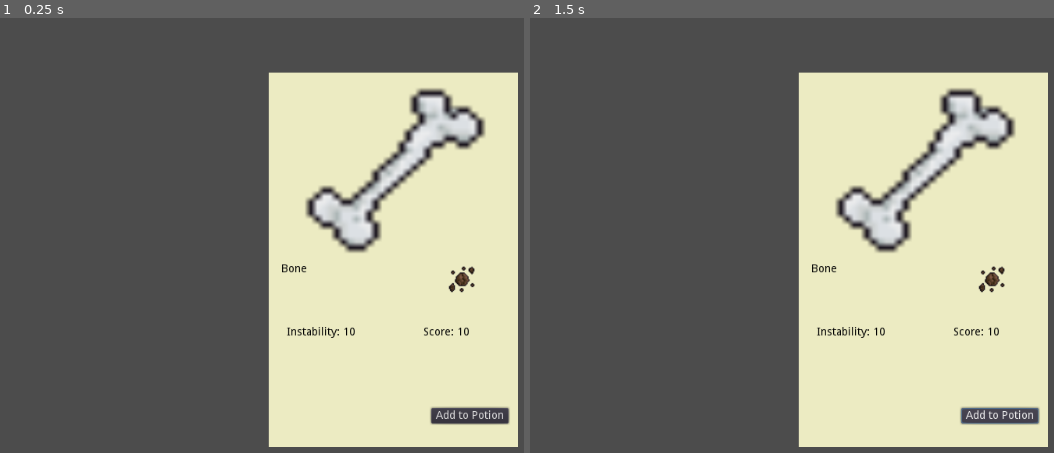
Above: before the commit, frames 1-2 (left to right).
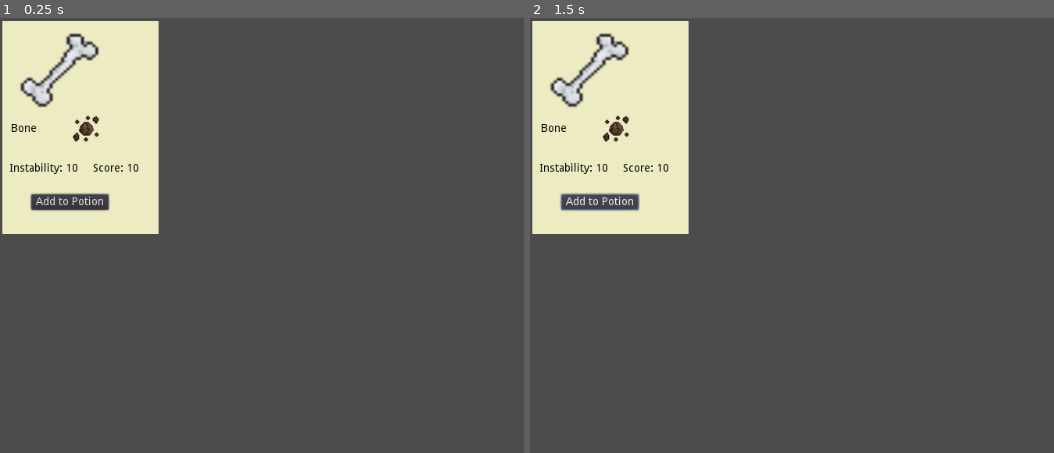
Above: after the commit, the same moments.

Repository: jackslinger/ludum-dare-49
Game: Godot game, scene res://scenes/Ingredient.tscn
Two runs of this game, one before a commit and one after it. Both use one fixed random seed, a clock stepped at 60 frames per second and the inputs below. This scene is started directly instead of the project's main scene.
Inputs:
- Up to frame 1 (0.25 s): no input
- Up to frame 2 (1.5 s): click "Add to Potion" at 0.5 s; click "Add to Potion" at 1.25 s

The runs differ from the first frame. In frame 1, 54% of the frame differs, in the area x 0-99%, y 0-99%; in frame 2, 54%.

Commit message:
tiny card

Diff:
--- a/scenes/Ingredient.tscn
+++ b/scenes/Ingredient.tscn
@@ -10,8 +10,9 @@
 [node name="IngredientCard" type="Control"]
 anchor_right = 1.0
 anchor_bottom = 1.0
-margin_top = -0.561218
-margin_bottom = -0.561218
+margin_top = -1.0
+margin_right = -814.0
+margin_bottom = -318.0
 script = ExtResource( 3 )
 __meta__ = {
 "_edit_use_anchors_": false
@@ -19,17 +20,17 @@
 ingredient_name = "bone"
 
 [node name="Background" type="Panel" parent="."]
-margin_left = 344.227
-margin_top = 71.2931
-margin_right = 663.227
-margin_bottom = 551.293
+margin_left = 3.0
+margin_top = 5.0
+margin_right = 203.0
+margin_bottom = 278.0
 custom_styles/panel = SubResource( 1 )
 
 [node name="Icon" type="TextureRect" parent="."]
-margin_left = 369.0
-margin_top = 79.0
-margin_right = 635.0
-margin_bottom = 314.0
+margin_left = 15.5274
+margin_top = 14.7818
+margin_right = 132.527
+margin_bottom = 120.782
 texture = ExtResource( 2 )
 expand = true
 __meta__ = {
@@ -37,18 +38,18 @@
 }
 
 [node name="Instability" type="Label" parent="."]
-margin_left = 367.346
-margin_top = 396.784
-margin_right = 439.346
-margin_bottom = 410.784
+margin_left = 12.2662
+margin_top = 186.881
+margin_right = 100.266
+margin_bottom = 200.881
 custom_colors/font_color = Color( 0, 0, 0, 1 )
 text = "Instability: 10"
 
 [node name="Score" type="Label" parent="."]
-margin_left = 542.039
-margin_top = 396.784
-margin_right = 585.039
-margin_bottom = 410.784
+margin_left = 119.109
+margin_top = 187.344
+margin_right = 178.109
+margin_bottom = 201.344
 custom_colors/font_color = Color( 0, 0, 0, 1 )
 text = "Score: 10"
 __meta__ = {
@@ -56,10 +57,10 @@
 }
 
 [node name="Element" type="TextureRect" parent="."]
-margin_left = 571.189
-margin_top = 316.418
-margin_right = 611.189
-margin_bottom = 356.418
+margin_left = 89.6015
+margin_top = 122.551
+margin_right = 129.601
+margin_bottom = 162.551
 hint_tooltip = "earth"
 texture = ExtResource( 1 )
 stretch_mode = 1
@@ -68,20 +69,20 @@
 }
 
 [node name="Submit" type="Button" parent="."]
-margin_left = 551.594
-margin_top = 501.135
-margin_right = 650.594
-margin_bottom = 521.135
+margin_left = 40.1542
+margin_top = 227.011
+margin_right = 139.154
+margin_bottom = 247.011
 text = "Add to Potion"
 __meta__ = {
 "_edit_use_anchors_": false
 }
 
 [node name="Name" type="RichTextLabel" parent="."]
-margin_left = 359.694
-margin_top = 315.505
-margin_right = 565.694
-margin_bottom = 362.505
+margin_left = 13.5232
+margin_top = 135.893
+margin_right = 219.523
+margin_bottom = 182.893
 custom_colors/default_color = Color( 0, 0, 0, 1 )
 text = "Fire Ant"
 __meta__ = {
